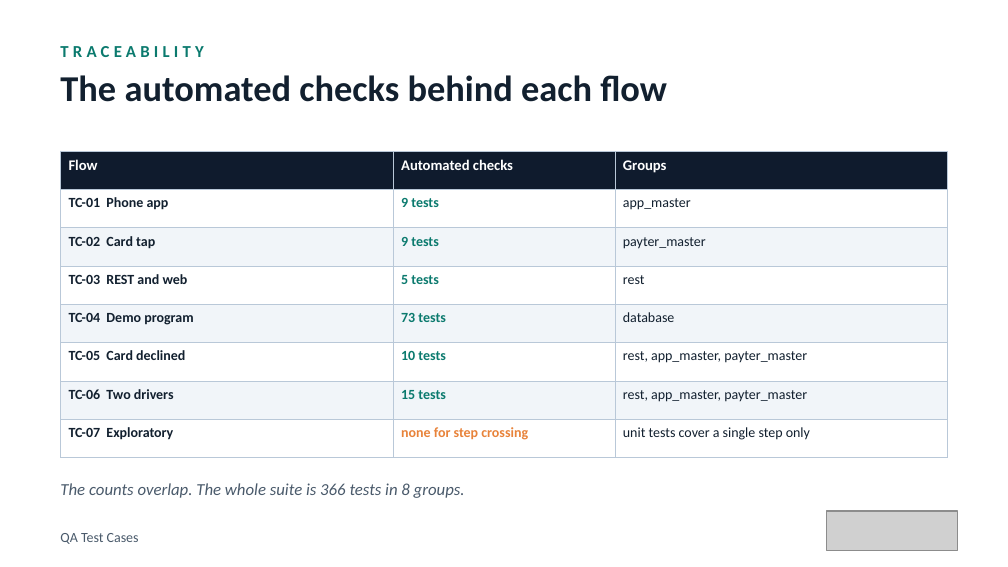
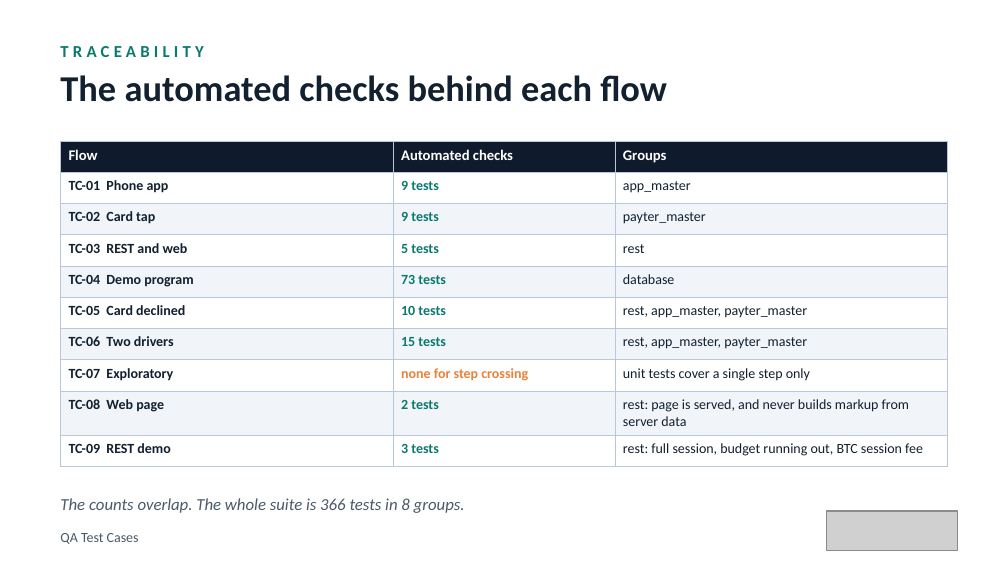
Before and after one commit to elitesoftwareqa/ev-charger, a slide deck: slide 16 of docs/presentation/EV-Charger-QA-Test-Cases.pptx (slide 14 before the commit). Drawn at 1008x567 pixels with LibreOffice and Linux fonts; fonts in the diff are those of the drawing; grey boxes stand for pictures. Boxes give left, top, right and bottom in pixels: in the first picture for what was removed or moved away, otherwise in the second. Text is boxed around its words. In the diff, an @@ line names an element or a change of style, - is before the commit and + after.

Commit message:
Add web page and REST demo test cases (TC-08, TC-09) and demo options to the QA guide and presentation

```diff
--- a/docs/presentation/EV-Charger-QA-Test-Cases.pptx
+++ b/docs/presentation/EV-Charger-QA-Test-Cases.pptx
@@ table at box(60, 141, 948, 460) @@
+row 9: TC-08 Web page | 2 tests | rest: page is served, and never builds markup from server data
+row 10: TC-09 REST demo | 3 tests | rest: full session, budget running out, BTC session fee
@@ table: place and size @@
-table at box(60, 151, 948, 444)
+table at box(60, 141, 948, 460)
@@ text "The counts overlap. The whole ...": place and size @@
-text "The counts overlap. The whole ..." at box(60, 483, 465, 498)
+text "The counts overlap. The whole ..." at box(60, 498, 465, 513)
```
Also in this commit, not shown: 11 other slides changed, 2 slides added, 1 other file.
